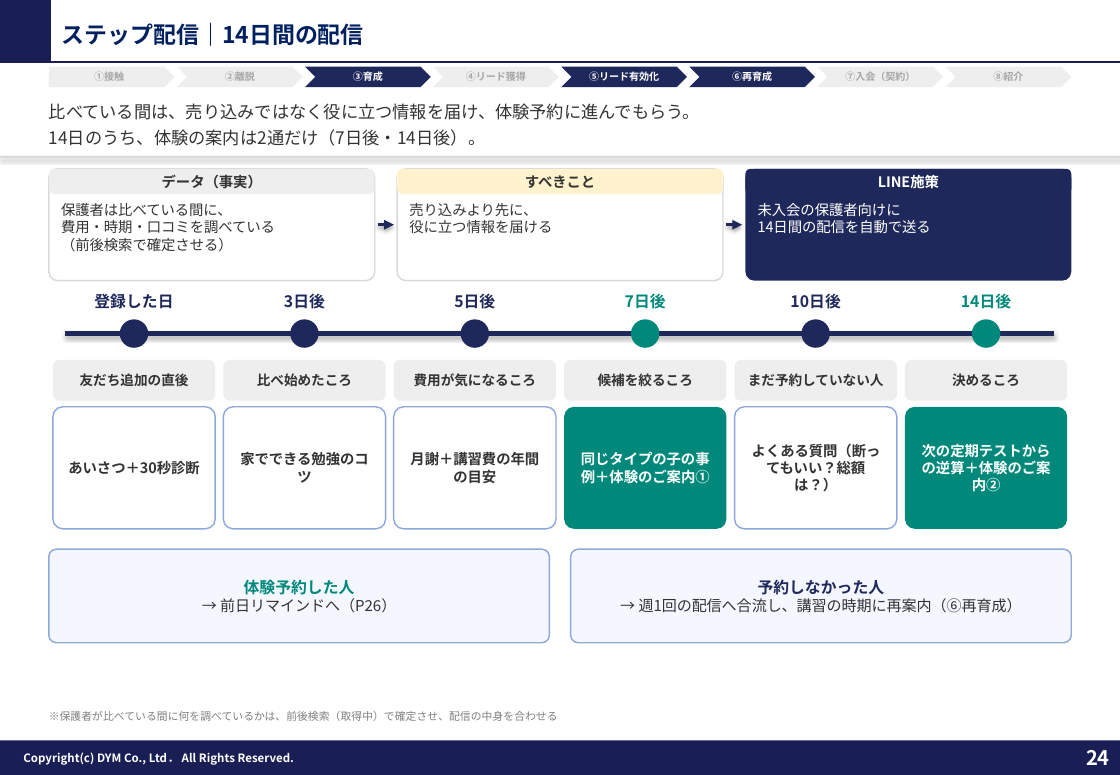
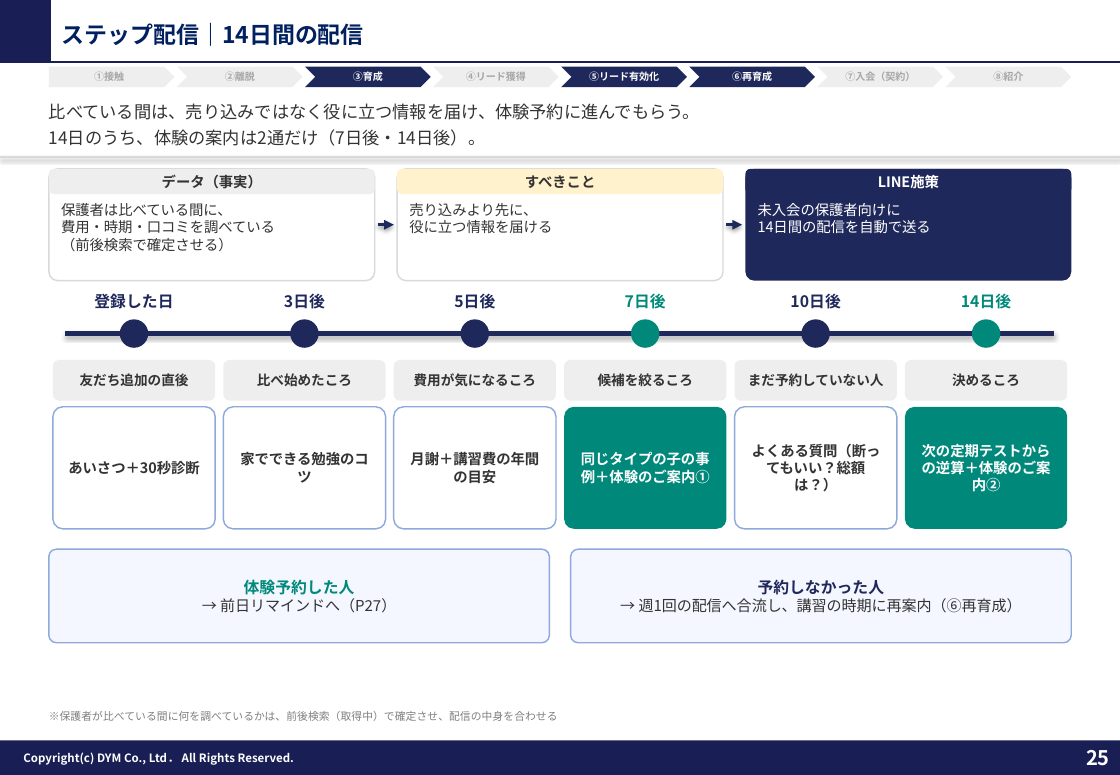
Before and after one commit to tonomura-r-dev/folder, a slide deck: slide 25 of 教育（塾）業界_LINEOA施策提案ver3.pptx (slide 24 before the commit). Drawn at 1120x775 pixels with LibreOffice and Linux fonts; fonts in the diff are those of the drawing; background and template pictures are left out. Boxes give left, top, right and bottom in pixels: in the first picture for what was removed or moved away, otherwise in the second. Text is boxed around its words. In the diff, an @@ line names an element or a change of style, - is before the commit and + after.

```diff
--- a/教育（塾）業界_LINEOA施策提案ver3.pptx
+++ b/教育（塾）業界_LINEOA施策提案ver3.pptx
@@ text in rounded rectangle at [220,598,396,613]: text changed @@
-→ 前日リマインドへ（P26）
+→ 前日リマインドへ（P27）
@@ page number at [1086,750,1110,766]: text changed @@
-24
+25
```
Also in this commit, not shown: 7 other slides changed, 9 slides removed, 3 other files.
